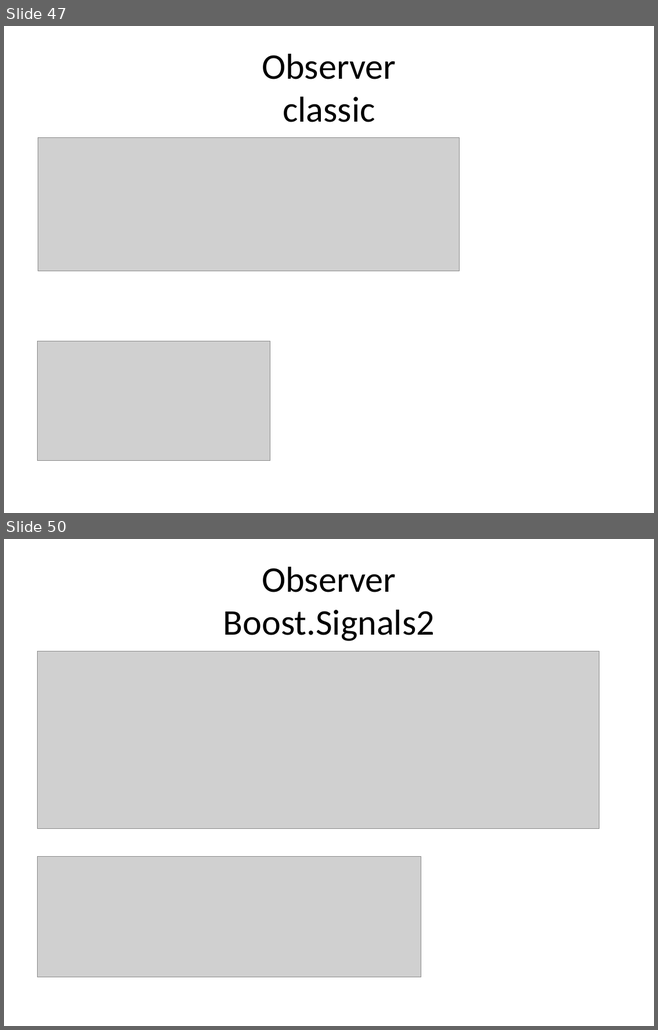
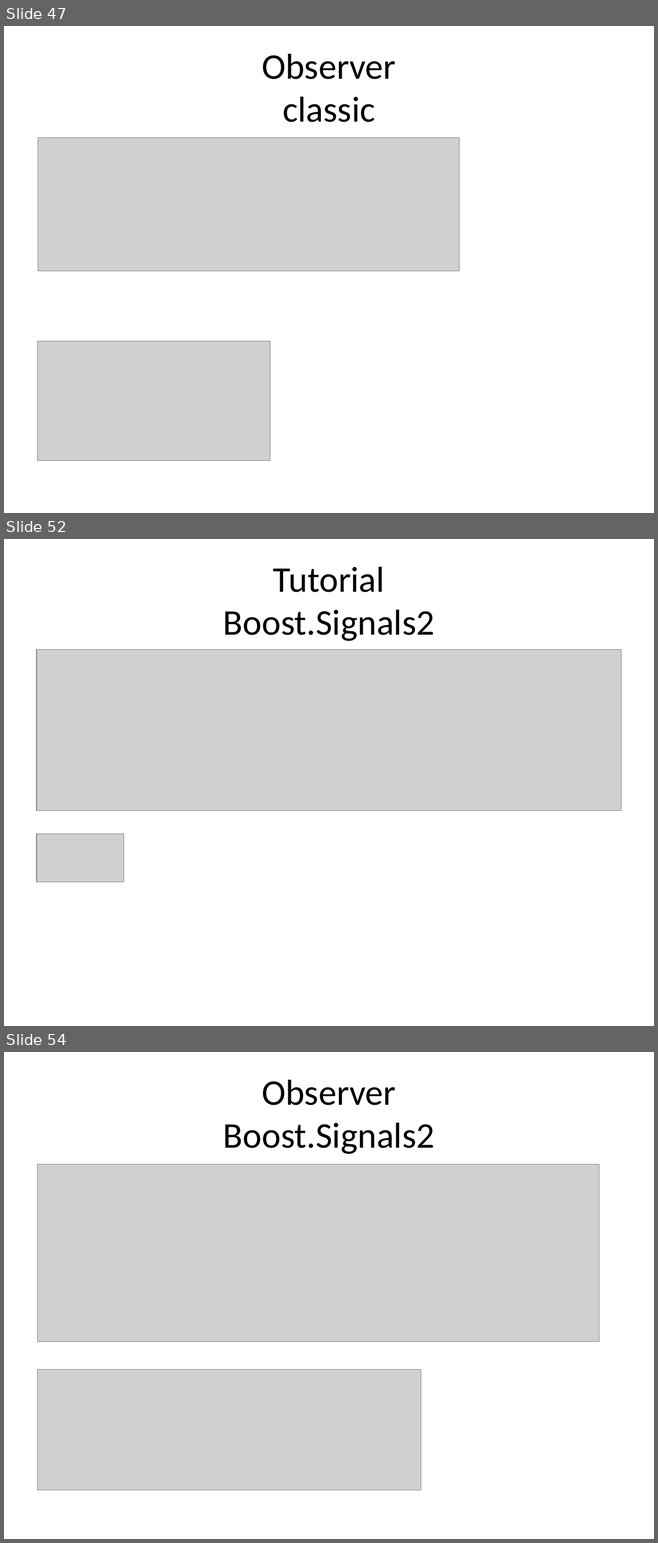
Before and after one commit to kamyu104/GofPatterns, a slide deck: Effective patterns.ppt. Shown one above the other, each under a label of ours: slides 47 and 50 before the commit, slides 47, 52 and 54 after it; the slides between them are not shown. The pictures are 658x1030 and 658x1543 pixels, drawn with LibreOffice and Linux fonts; fonts in the diff are those of the drawing; grey boxes stand for pictures. Boxes give left, top, right and bottom in pixels: in the first picture for what was removed or moved away, otherwise in the second. Text is boxed around its words. In the diff, an @@ line names an element or a change of style, - is before the commit and + after.

Commit message:
added boost signals tutorial

```diff
--- a/Effective patterns.ppt
+++ b/Effective patterns.ppt
@@ slide 52 added at (x1=4, y1=539, x2=654, y2=1026), background #FFFFFF @@
@@ title added at (x1=223, y1=566, x2=434, y2=641), 40 pt, text #000000 @@
+Tutorial
+Boost.Signals2
@@ picture added at (x1=36, y1=649, x2=621, y2=810) @@
@@ picture added at (x1=36, y1=834, x2=123, y2=882) @@
@@ what was slide 50 is now slide 54 @@
```
Also in this commit, not shown: 3 slides changed, 6 other slides added, 3 slides removed, 2 other files.
